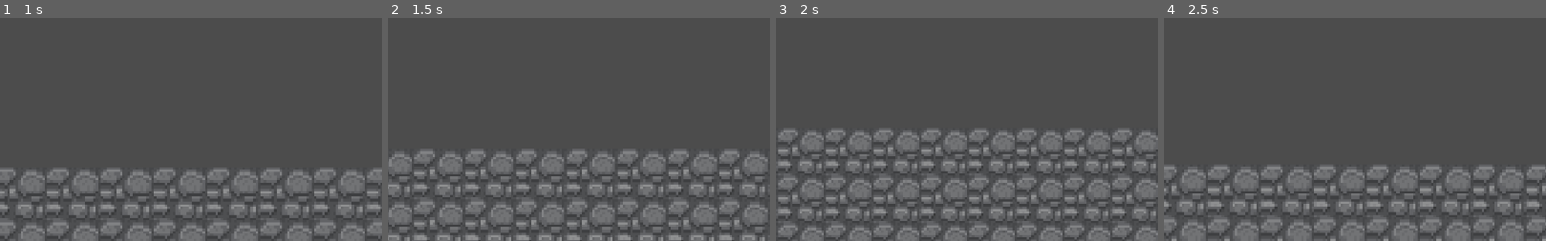
Above: before the commit, frames 1-4 (left to right).
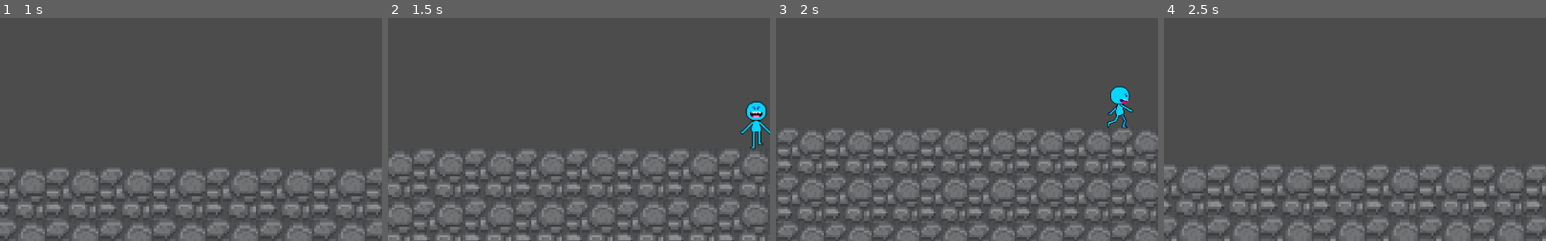
Above: after the commit, the same moments.

Repository: Agamador/Meeseeks
Game: Godot game, scene res://Levels/Scenes/Level1.tscn
The game is run twice, just before and just after one commit, with the same random seed, the same clock (stepped at 60 frames per second) and the same inputs. The project has no main scene, so this scene is started directly.
Inputs (mouse positions are % of the whole screen's width and height, from its top left):
- Up to frame 1 (1 s): tap Enter at 0.5 s; move the mouse to (72, 45) at 0.52 s; hold Mouse wheel up (zoom_in) from 0.53 s (still down)
- Up to frame 2 (1.5 s): move the mouse to (30, 55) at 1.27 s; release Mouse wheel up (zoom_in) at 1.28 s; tap Mouse wheel down (zoom_out) at 1.35 s
- Up to frame 3 (2 s): no input
- Up to frame 4 (2.5 s): move the mouse to (60, 28) at 2.02 s; hold Mouse wheel up (zoom_in) from 2.03 s (still down)
The pictures show only the part of the screen within x 50-100%, y 50-100%; the shares and areas given below are measured in that part.

Frame 1 is identical in both runs. In frame 2, 0.8% of the frame differs, in the area x 92-100%, y 37-59%; in frame 3, 0.6%; in frame 4, nothing differs.

Commit message:
Mejora movimiento de caida Meeseek

Diff:
--- a/Levels/Scenes/Level1.tscn
+++ b/Levels/Scenes/Level1.tscn
@@ -1,9 +1,11 @@
-[gd_scene load_steps=5 format=2]
+[gd_scene load_steps=7 format=2]
 
 [ext_resource path="res://Scenes/Spawn.tscn" type="PackedScene" id=1]
 [ext_resource path="res://Scenes/CameraScene/Camera2D.tscn" type="PackedScene" id=2]
 [ext_resource path="res://Resources/Tiles/TileSet.tres" type="TileSet" id=3]
 [ext_resource path="res://Levels/Scripts/Level1.gd" type="Script" id=4]
+[ext_resource path="res://Scenes/Meeseek/Meesek.tscn" type="PackedScene" id=5]
+[ext_resource path="res://Scenes/Meeseek/Meesek.gd" type="Script" id=6]
 
 [node name="Level1" type="Node2D"]
 script = ExtResource( 4 )
@@ -17,3 +19,8 @@
 
 [node name="Spawn" parent="." instance=ExtResource( 1 )]
 position = Vector2( 253.794, 123.926 )
+
+[node name="Meesek" parent="." instance=ExtResource( 5 )]
+position = Vector2( 931.9, 191.726 )
+collision/safe_margin = 0.001
+script = ExtResource( 6 )
--- a/Levels/Scripts/Level1.gd
+++ b/Levels/Scripts/Level1.gd
@@ -27,3 +27,4 @@
 	#change actual value of spawn time
 func _spawn_meeseek():
 	pass
+	#self.add_child()
--- a/Scenes/Meesek.gd
+++ b/Scenes/Meeseek/Meesek.gd
@@ -24,7 +24,10 @@
 			motion.x = 0
 			#para separar el cuerpor de las paredes al caer
 			if once:
-				self.position.x -= 13
+				if right > 0:
+					self.position.x += 13
+				else:
+					self.position.x -= 13
 				once = false
 			$Sprite.scale.x = right
 			$AnimationPlayer.play("Fall")
--- /dev/null
+++ b/Scenes/Meeseek/Meesek.tscn
@@ -0,0 +1,86 @@
+[gd_scene load_steps=6 format=2]
+
+[ext_resource path="res://Resources/MeeseekSprites/Sprite.png" type="Texture" id=1]
+
+[sub_resource type="CapsuleShape2D" id=1]
+radius = 17.0
+height = 26.0
+
+[sub_resource type="Animation" id=2]
+resource_name = "Death"
+length = 0.5
+tracks/0/type = "value"
+tracks/0/path = NodePath("Sprite:frame")
+tracks/0/interp = 1
+tracks/0/loop_wrap = true
+tracks/0/imported = false
+tracks/0/enabled = true
+tracks/0/keys = {
+"times": PoolRealArray( 0, 0.1, 0.2, 0.3, 0.4 ),
+"transitions": PoolRealArray( 1, 1, 1, 1, 1 ),
+"update": 1,
+"values": [ 15, 16, 17, 18, 19 ]
+}
+tracks/1/type = "method"
+tracks/1/path = NodePath(".")
+tracks/1/interp = 1
+tracks/1/loop_wrap = true
+tracks/1/imported = false
+tracks/1/enabled = true
+tracks/1/keys = {
+"times": PoolRealArray( 0.47 ),
+"transitions": PoolRealArray( 1 ),
+"values": [ {
+"args": [  ],
+"method": "death"
+} ]
+}
+
+[sub_resource type="Animation" id=3]
+length = 0.5
+loop = true
+tracks/0/type = "value"
+tracks/0/path = NodePath("Sprite:frame")
+tracks/0/interp = 1
+tracks/0/loop_wrap = true
+tracks/0/imported = false
+tracks/0/enabled = true
+tracks/0/keys = {
+"times": PoolRealArray( 0, 0.1, 0.2, 0.3, 0.4 ),
+"transitions": PoolRealArray( 1, 1, 1, 1, 1 ),
+"update": 1,
+"values": [ 7, 8, 9, 10, 11 ]
+}
+
+[sub_resource type="Animation" id=4]
+length = 0.7
+loop = true
+tracks/0/type = "value"
+tracks/0/path = NodePath("Sprite:frame")
+tracks/0/interp = 1
+tracks/0/loop_wrap = true
+tracks/0/imported = false
+tracks/0/enabled = true
+tracks/0/keys = {
+"times": PoolRealArray( 0, 0.1, 0.2, 0.3, 0.4, 0.5, 0.6 ),
+"transitions": PoolRealArray( 1, 1, 1, 1, 1, 1, 1 ),
+"update": 1,
+"values": [ 0, 1, 2, 3, 4, 5, 6 ]
+}
+
+[node name="Meesek" type="KinematicBody2D"]
+
+[node name="Sprite" type="Sprite" parent="."]
+texture = ExtResource( 1 )
+hframes = 7
+vframes = 3
+frame = 15
+
+[node name="CollisionShape2D" type="CollisionShape2D" parent="."]
+position = Vector2( -2, 2 )
+shape = SubResource( 1 )
+
+[node name="AnimationPlayer" type="AnimationPlayer" parent="."]
+anims/Death = SubResource( 2 )
+anims/Fall = SubResource( 3 )
+anims/Walking = SubResource( 4 )
--- a/Scenes/Spawn.tscn
+++ b/Scenes/Spawn.tscn
@@ -3,6 +3,7 @@
 [ext_resource path="res://Resources/Spawn.png" type="Texture" id=1]
 
 [node name="Node2D" type="Node2D"]
+z_index = 3
 
 [node name="Sprite" type="Sprite" parent="."]
 scale = Vector2( 0.5, 0.5 )
